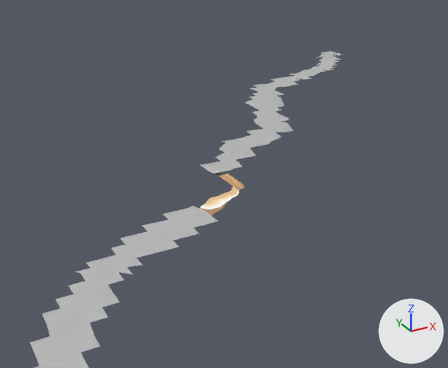
Before and after pictures for a commit that changed the FBX model Assets/Models/Collection Room/Water.fbx.
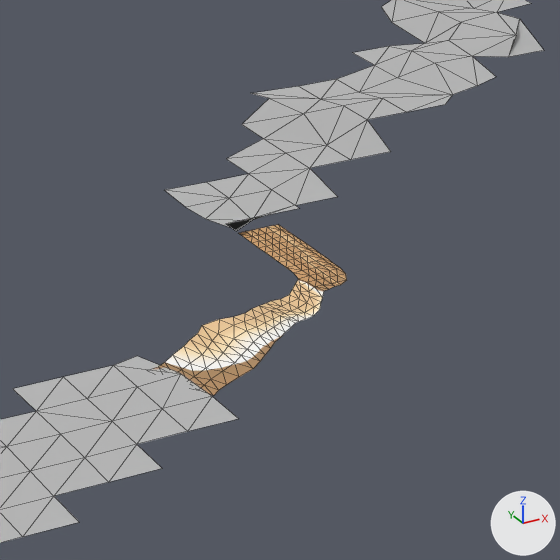
Each version appears first whole from a 50 mm camera at (-15.03, -24.42, 12.49) aimed at (0.06, 3.01, -1.23), and next in a close-up on the part from 36% to 66% of the width and 32% to 70% of the height. Arrows for +X, +Y and +Z are at lower right; the lights stay in place. The close-ups show mesh edges as thin lines. Where no turn or scale is listed for an object, it has been applied to the vertices.

Script lines for the objects in view, before the commit:
```python
me_mesh = bpy.data.meshes.new('Mesh')
me_mesh.from_pydata(...)  # 132 vertices, 174 faces; spans x -16.4..-3.4, y -15.8..-0.7, z 0.0..0.4
me_mesh.materials.append(mat_lambert2)  # grey #bcbcbc
me_mesh_001 = bpy.data.meshes.new('Mesh.001')
me_mesh_001.from_pydata(...)  # 192 vertices, 244 faces; spans x -1.5..21.2, y 1.2..21.0, z -0.2..0.8
me_mesh_001.materials.append(mat_lambert2)  # grey #bcbcbc
me_mesh_002 = bpy.data.meshes.new('Mesh.002')
me_mesh_002.from_pydata(...)  # 178 vertices, 282 faces; spans x -2.51..0.54, y -2.2..1.12, z -0.42..-0.06
me_mesh_002.materials.append(mat_pasted__lambert47)  # picture img_candle_wax_jpg
ob_polysurface13 = bpy.data.objects.new('polySurface13', me_mesh_001)
ob_polysurface13.location = (0.0, 0.0, 0.37)
ob_polysurface2 = bpy.data.objects.new('polySurface2', me_mesh_002)
ob_polysurface2.location = (-1.18, 0.19, 0.23)
ob_polysurface3 = bpy.data.objects.new('polySurface3', me_mesh)
ob_polysurface3.location = (0.0, 0.0, -0.15)
```
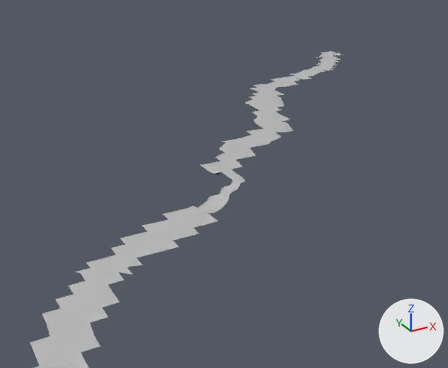
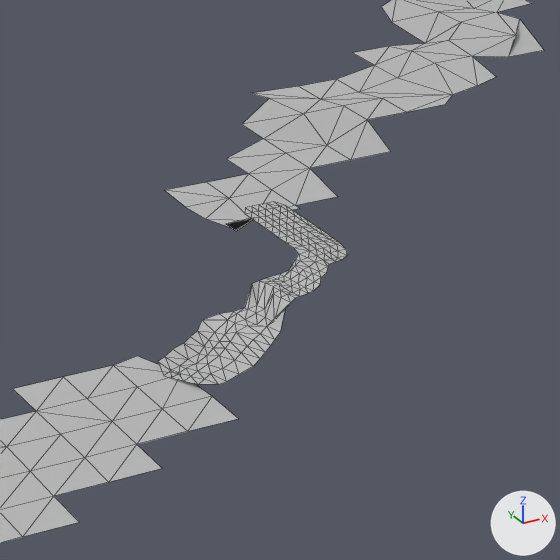
Commit message: fixed water

Where the change shows, as pixel boxes (x1, y1, x2, y2) in the close-ups (560 x 560 px):
'polySurface2', reshaped, moved (7% taller): before (153, 225, 347, 396); after (158, 202, 347, 385)
part 1 of me_mesh_002, added: after (158, 202, 347, 385)
part 2 of me_mesh_002, deleted (beige): before (153, 225, 347, 396)

Diff of the bpy script that builds the scene:
```diff
--- a/Assets/Models/Collection Room/Water.fbx.py
+++ b/Assets/Models/Collection Room/Water.fbx.py
@@ me_mesh_002 @@
 # used by ob_polysurface2; location = (-1.18, 0.19, 0.23)
-me_mesh_002.from_pydata(...)  # 178 vertices, 282 faces; spans x -2.51..0.54, y -2.2..1.12, z -0.42..-0.06
-me_mesh_002.materials.append(mat_pasted__lambert47)  # picture img_candle_wax_jpg
+me_mesh_002.from_pydata(...)  # 193 vertices, 315 faces; spans x -2.39..0.54, y -2.13..1.12, z -3.68..-3.02
+# me_mesh_002 part 1: 193 vertices added at x -2.39..0.54, y -2.13..1.12, z -3.68..-3.02
+# me_mesh_002 part 2: 178 vertices removed from x -2.51..0.54, y -2.2..1.12, z -0.42..-0.06
+me_mesh_002.materials.append(mat_lambert2)  # grey #bcbcbc
@@ ob_polysurface2 @@
 ob_polysurface2 = bpy.data.objects.new('polySurface2', me_mesh_002)
-ob_polysurface2.location = (-1.18, 0.19, 0.23)
+ob_polysurface2.location = (-1.18, 0.19, 3.52)
```
